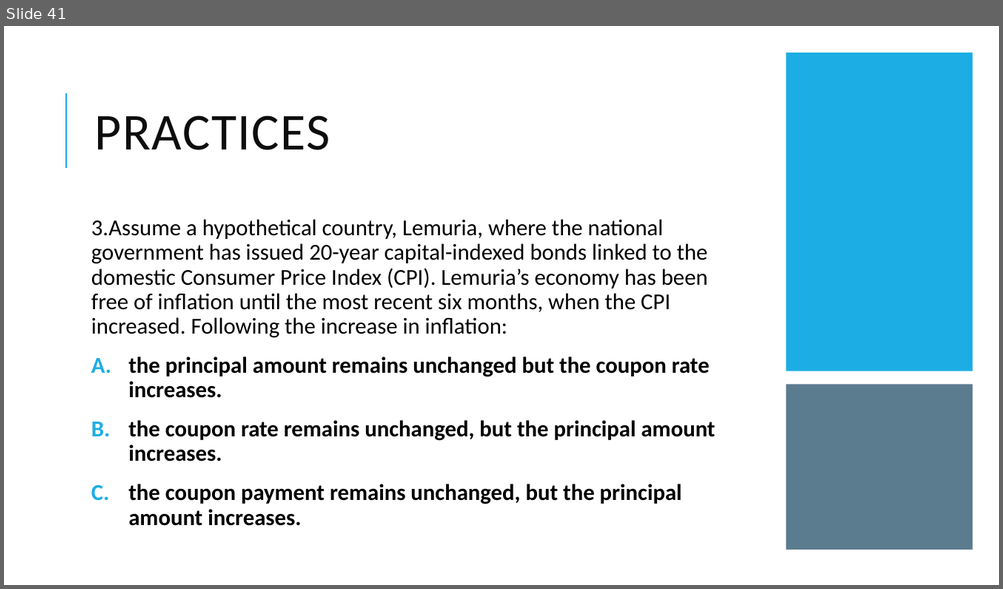
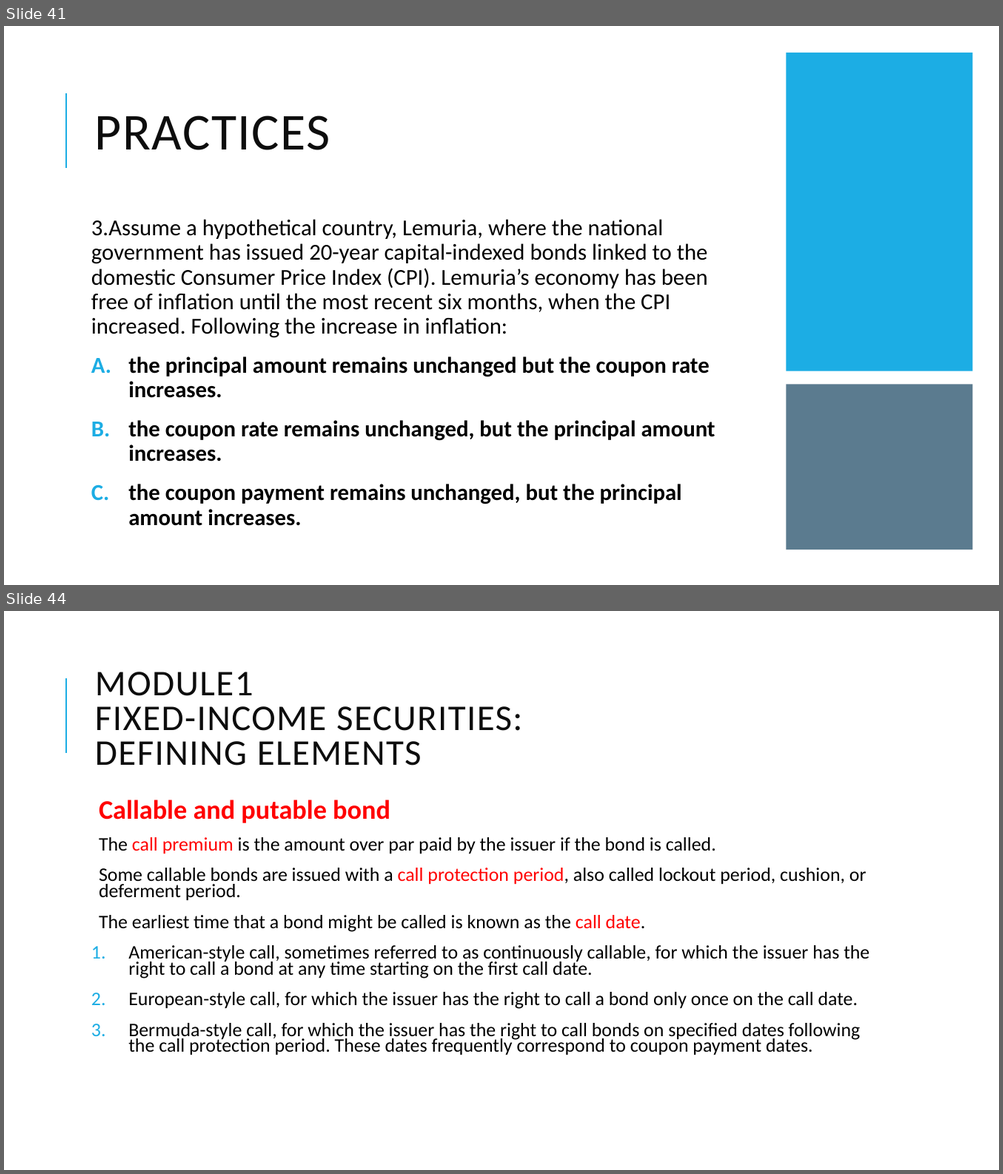
Before and after one commit to Isco0530/data, a slide deck: Fixed Income.pptx. Shown one above the other, each under a label of ours: slide 41 before the commit, slides 41 and 44 after it; the slides between them are not shown. The pictures are 1003x589 and 1003x1174 pixels, drawn with LibreOffice and Linux fonts; fonts in the diff are those of the drawing. Boxes give left, top, right and bottom in pixels: in the first picture for what was removed or moved away, otherwise in the second. Text is boxed around its words. In the diff, an @@ line names an element or a change of style, - is before the commit and + after.

```diff
--- a/Fixed Income.pptx
+++ b/Fixed Income.pptx
@@ slide 44 added at [4,611,999,1170], background #FFFFFF; not listed: 1 template element that a slide beside it also shows @@
@@ title added at [95,672,522,766], 35 pt, text #0D0D0D @@
+MODULE1
+FIXED-INCOME SECURITIES:
+DEFINING ELEMENTS
@@ text added at [99,800,869,1056], 18.5 pt, text #000000 @@
+  Callable and putable bond
+  The call premium is the amount over par paid by the issuer if the bond is called.
+  Some callable bonds are issued with a call protection period, also called lockout period, cushion, or deferment period.
+  The earliest time that a bond might be called is known as the call date.
+1. American-style call, sometimes referred to as continuously callable, for which the issuer has the right to call a bond at any time starting on the first call date.
+2. European-style call, for which the issuer has the right to call a bond only once on the call date.
+3. Bermuda-style call, for which the issuer has the right to call bonds on specified dates following the call protection period. These dates frequently correspond to coupon payment dates.
```
Also in this commit, not shown: 6 other slides added.
